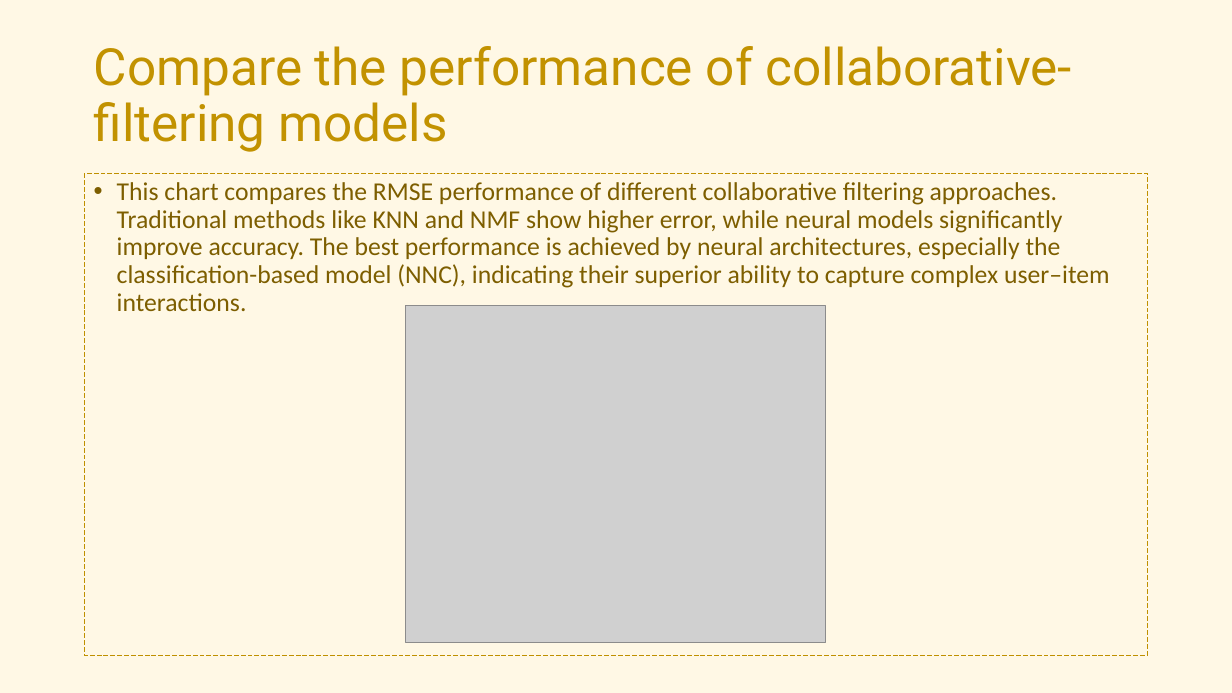
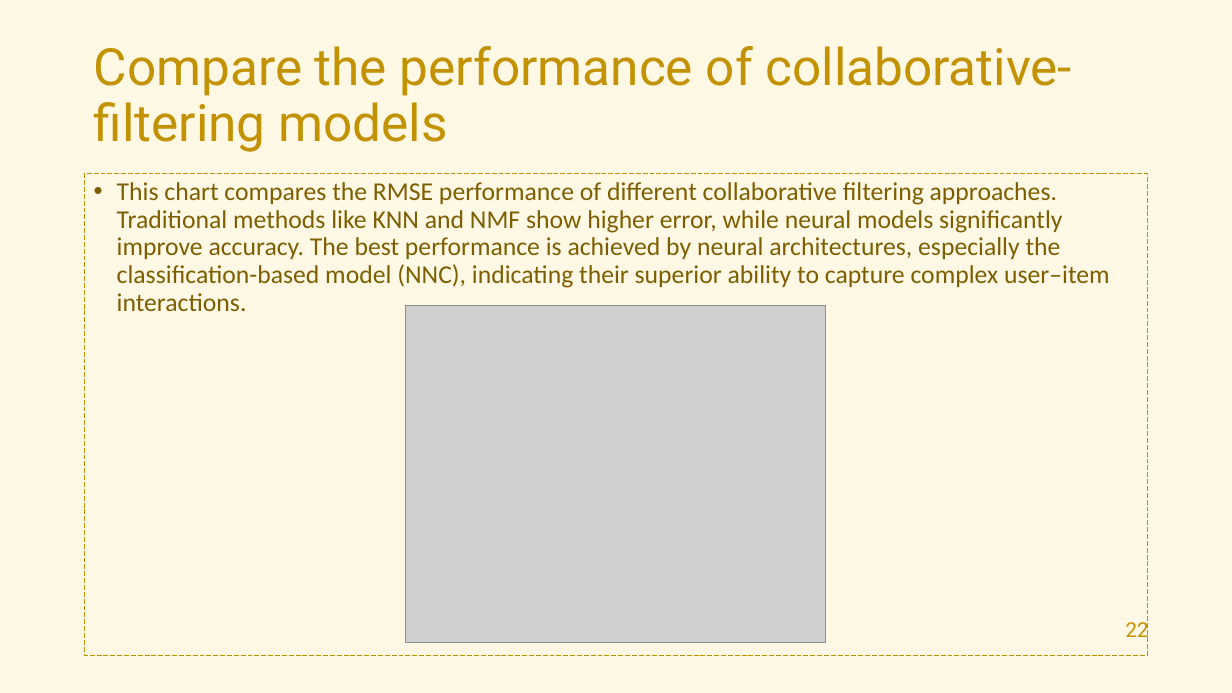
Before and after one commit to sahersoufan/IBM-Machine-Learning, a slide deck: slide 22 of Machine Learning Capstone/IBM Machine Learning Capstone - Recommendation System POC.pptx. Drawn at 1232x693 pixels with LibreOffice and Linux fonts; fonts in the diff are those of the drawing; grey boxes stand for pictures. Boxes give left, top, right and bottom in pixels: in the first picture for what was removed or moved away, otherwise in the second. Text is boxed around its words. In the diff, an @@ line names an element or a change of style, - is before the commit and + after.

```diff
--- a/Machine Learning Capstone/IBM Machine Learning Capstone - Recommendation System POC.pptx
+++ b/Machine Learning Capstone/IBM Machine Learning Capstone - Recommendation System POC.pptx
@@ page number added at (1126, 618, 1149, 642), 16 pt, text #C29200 @@
+22
```
Also in this commit, not shown: 23 other slides changed.
